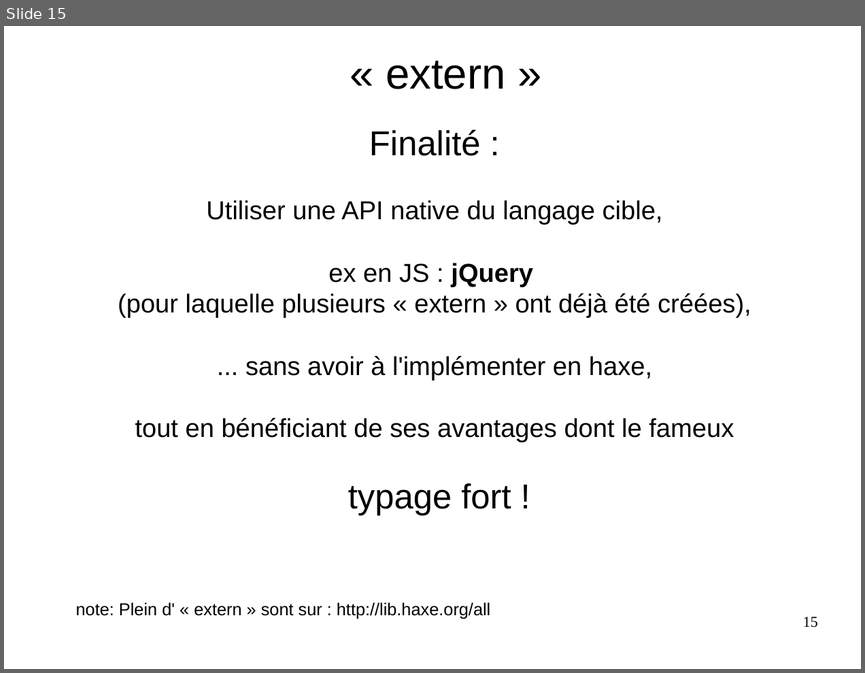
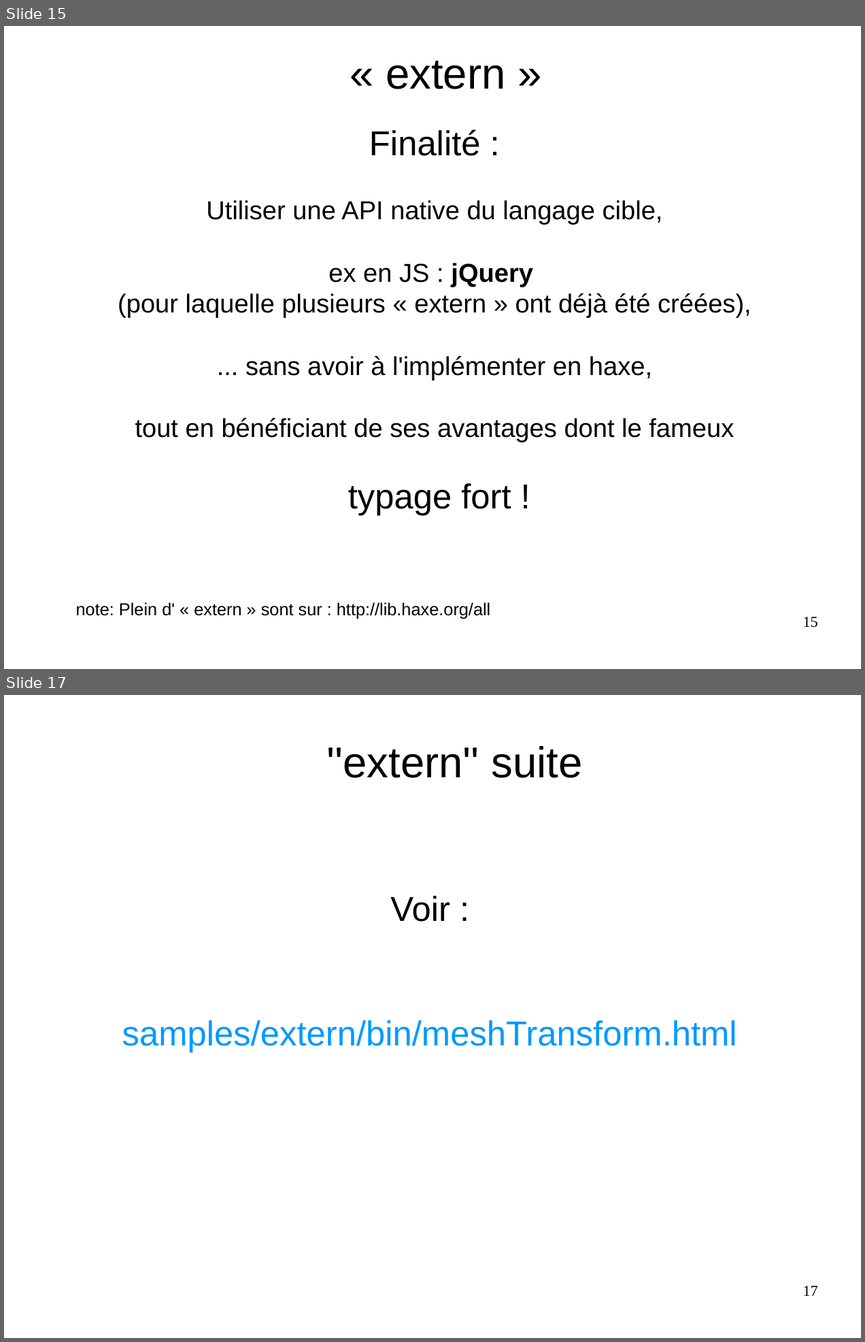
Before and after one commit to flashline/Haxetelier8, a slide deck: odp/haxetelier8.forScreen.odp. Shown one above the other, each under a label of ours: slide 15 before the commit, slides 15 and 17 after it; the slides between them are not shown. The pictures are 865x673 and 865x1342 pixels, drawn with LibreOffice and Linux fonts; fonts in the diff are those of the drawing. Boxes give left, top, right and bottom in pixels: in the first picture for what was removed or moved away, otherwise in the second. Text is boxed around its words. In the diff, an @@ line names an element or a change of style, - is before the commit and + after.

```diff
--- a/odp/haxetelier8.forScreen.odp
+++ b/odp/haxetelier8.forScreen.odp
@@ slide 17 added at [4, 695, 861, 1338], background #FFFFFF @@
@@ text added at [326, 746, 583, 778], 40 pt, text #000000 @@
+''extern'' suite
@@ text added at [122, 896, 737, 1052], 32 pt, text #0099FF @@
+Voir :
+samples/extern/bin/meshTransform.html
@@ page number added at [803, 1285, 818, 1295], 14 pt, text #000000 @@
+17
```
Also in this commit, not shown: 3 slides changed, 2 other slides added, 1 slide removed, 11 other files.
